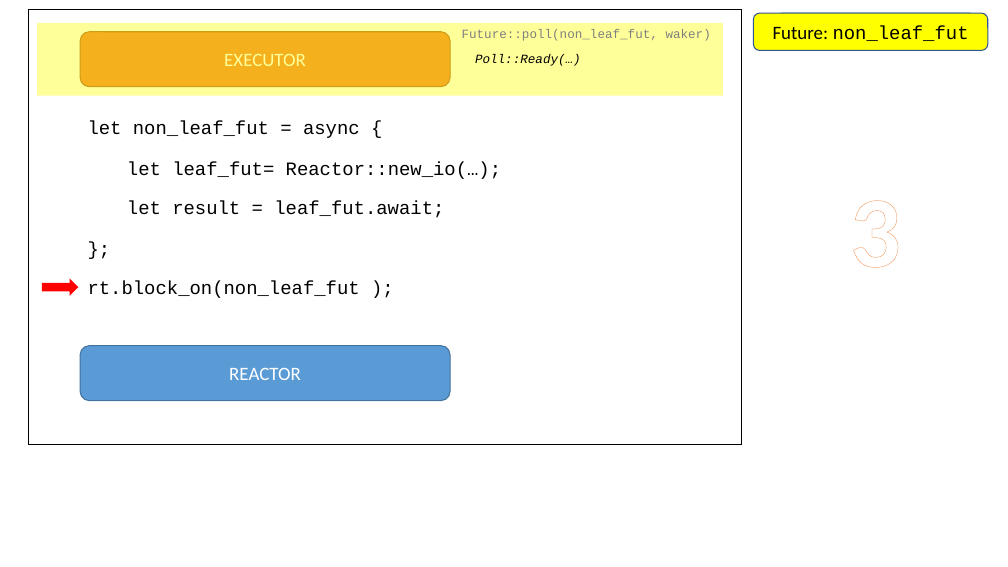
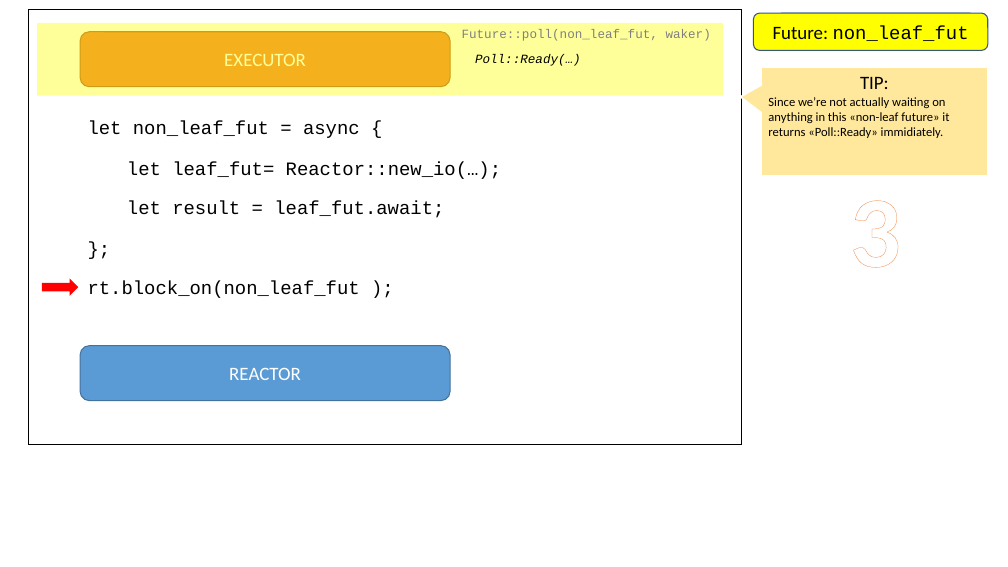
Before and after one commit to pedromfedricci/books-futures-explained, a slide deck: slide 4 of resources/futures_animation.pptx. Drawn at 1008x567 pixels with LibreOffice and Linux fonts; fonts in the diff are those of the drawing. Boxes give left, top, right and bottom in pixels: in the first picture for what was removed or moved away, otherwise in the second. Text is boxed around its words. In the diff, an @@ line names an element or a change of style, - is before the commit and + after.

```diff
--- a/resources/futures_animation.pptx
+++ b/resources/futures_animation.pptx
@@ speech box added at (x1=761, y1=67, x2=988, y2=176), fill #FFE79B, outline #FFFFFF 1.5 pt, 12 pt, text #000000 @@
+TIP:
+Since we’re not actually waiting on anything in this «non-leaf future» it returns «Poll::Ready» immidiately.
```
Also in this commit, not shown: 16 other slides changed, 1 slide removed, 17 other files.
